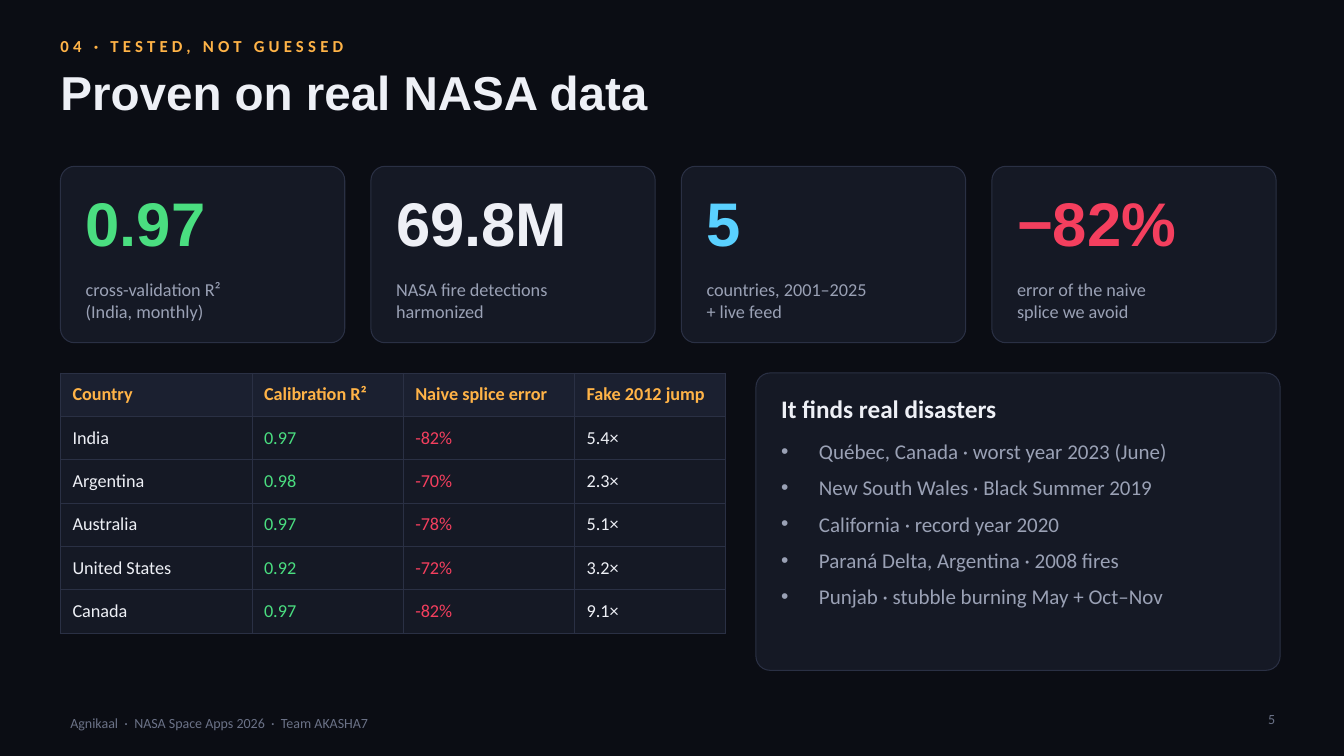
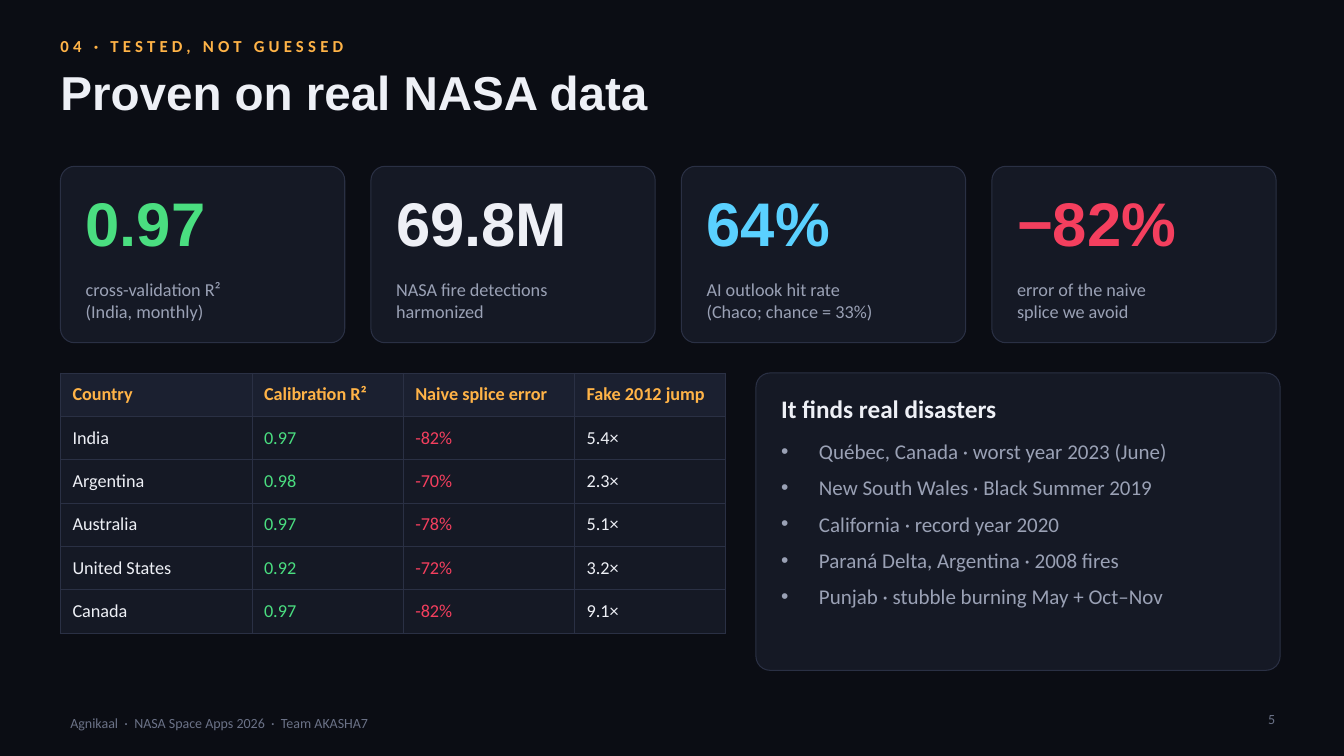
Before and after one commit to abhinandaventus-max/agnikaal, a slide deck: slide 5 of promo/Agnikaal-Presentation.pptx. Drawn at 1344x756 pixels with LibreOffice and Linux fonts; fonts in the diff are those of the drawing. Boxes give left, top, right and bottom in pixels: in the first picture for what was removed or moved away, otherwise in the second. Text is boxed around its words. In the diff, an @@ line names an element or a change of style, - is before the commit and + after.

Commit message:
Intro video + presentation: add the AI features
- New narrated AI scene (outlook with El Nino, regimes map, Ask Agni) in both videos
- Presentation slides 1, 4, 5 and 6 cover the AI layer (outlook hit rate, guard)

```diff
--- a/promo/Agnikaal-Presentation.pptx
+++ b/promo/Agnikaal-Presentation.pptx
@@ text at box(707, 203, 830, 247): text changed @@
-5
+64%
@@ text at box(707, 283, 872, 321): text changed @@
-countries, 2001–2025
-+ live feed
+AI outlook hit rate
+(Chaco; chance = 33%)
```
Also in this commit, not shown: 3 other slides changed, 8 other files.
